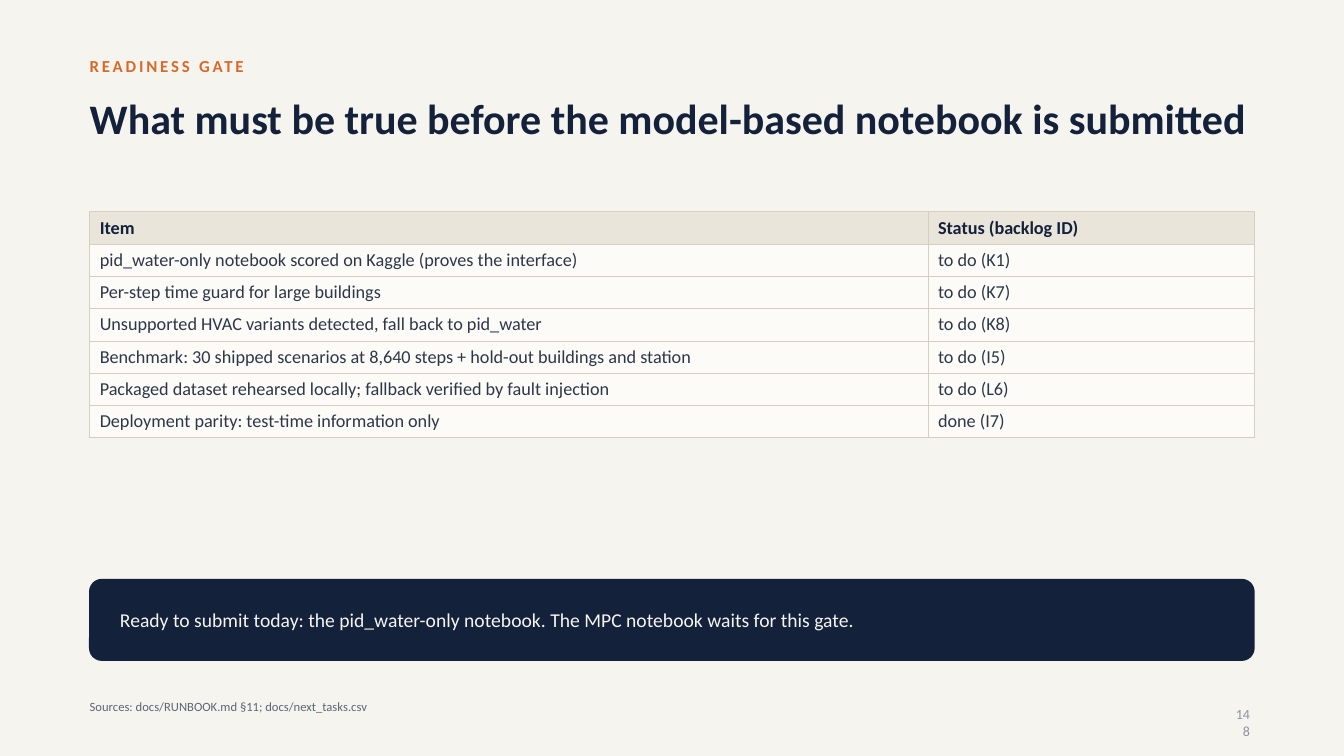
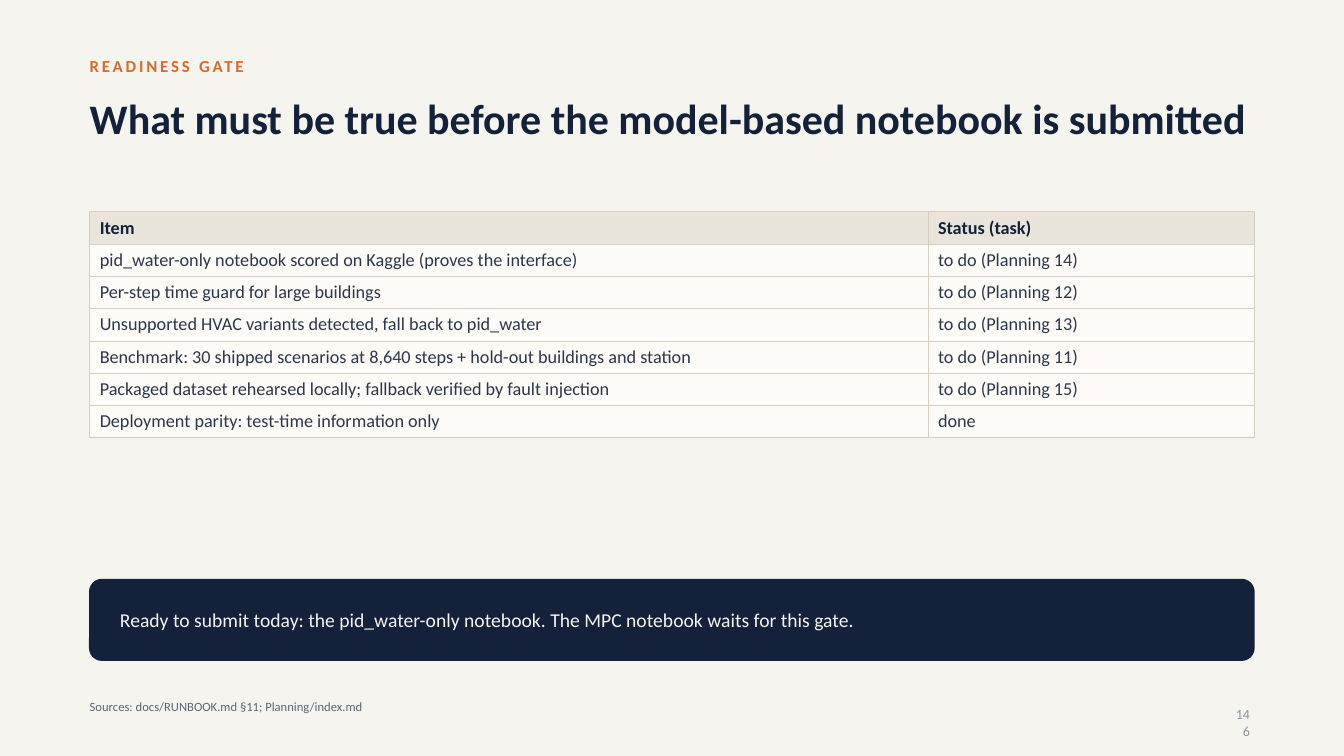
Before and after one commit to srivathsanb14/working-code, a slide deck: slide 146 of docs/One_Controller_for_Every_Building_meeting.pptx (slide 148 before the commit). Drawn at 1344x756 pixels with LibreOffice and Linux fonts; fonts in the diff are those of the drawing. Boxes give left, top, right and bottom in pixels: in the first picture for what was removed or moved away, otherwise in the second. Text is boxed around its words. In the diff, an @@ line names an element or a change of style, - is before the commit and + after.

```diff
--- a/docs/One_Controller_for_Every_Building_meeting.pptx
+++ b/docs/One_Controller_for_Every_Building_meeting.pptx
@@ table at [90, 212, 1254, 434] @@
-row 1, column 2: Status (backlog ID)
+row 1, column 2: Status (task)
-row 2, column 2: to do (K1)
+row 2, column 2: to do (Planning 14)
-row 3, column 2: to do (K7)
+row 3, column 2: to do (Planning 12)
-row 4, column 2: to do (K8)
+row 4, column 2: to do (Planning 13)
-row 5, column 2: to do (I5)
+row 5, column 2: to do (Planning 11)
-row 6, column 2: to do (L6)
+row 6, column 2: to do (Planning 15)
-row 7, column 2: done (I7)
+row 7, column 2: done
@@ text at [90, 702, 362, 713]: text changed @@
-Sources: docs/RUNBOOK.md §11; docs/next_tasks.csv
+Sources: docs/RUNBOOK.md §11; Planning/index.md
@@ page number at [1220, 701, 1260, 731]: text changed @@
-148
+146
```
Also in this commit, not shown: 25 other slides changed, 1 slide added, 3 slides removed, 50 other files.
